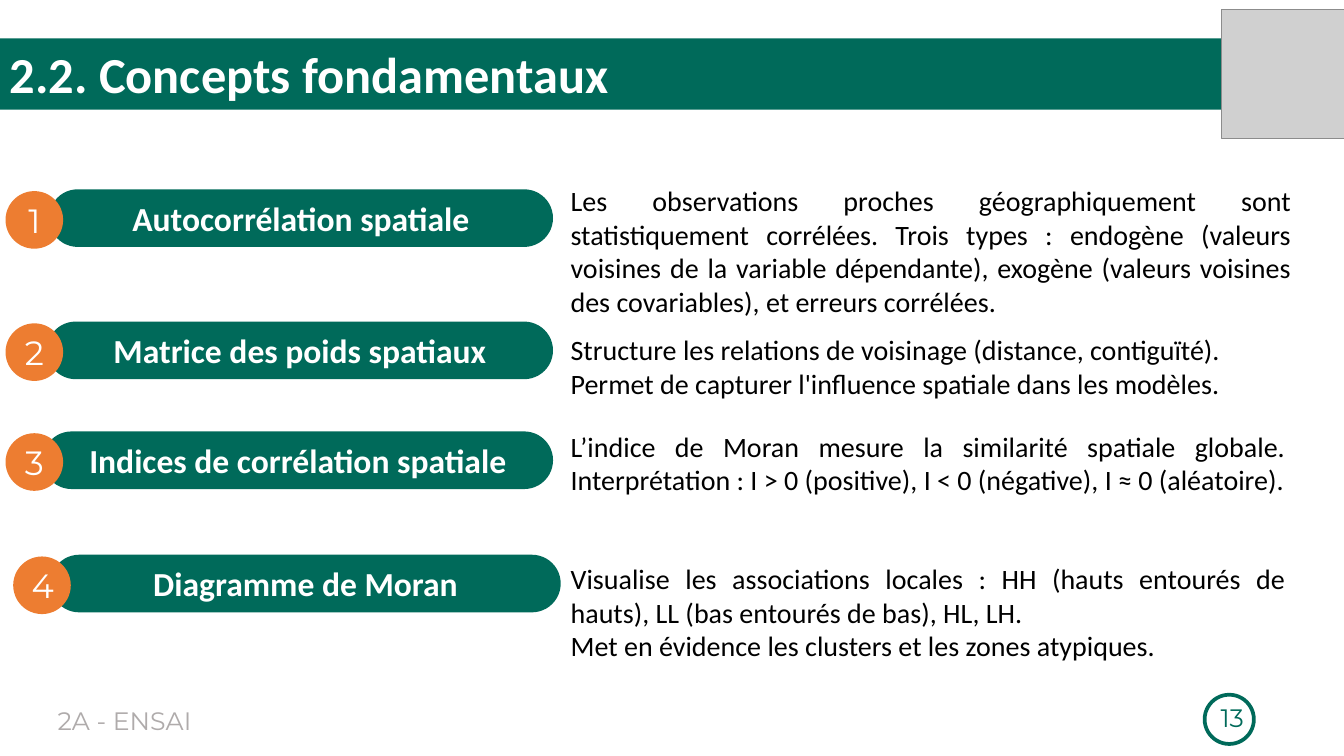
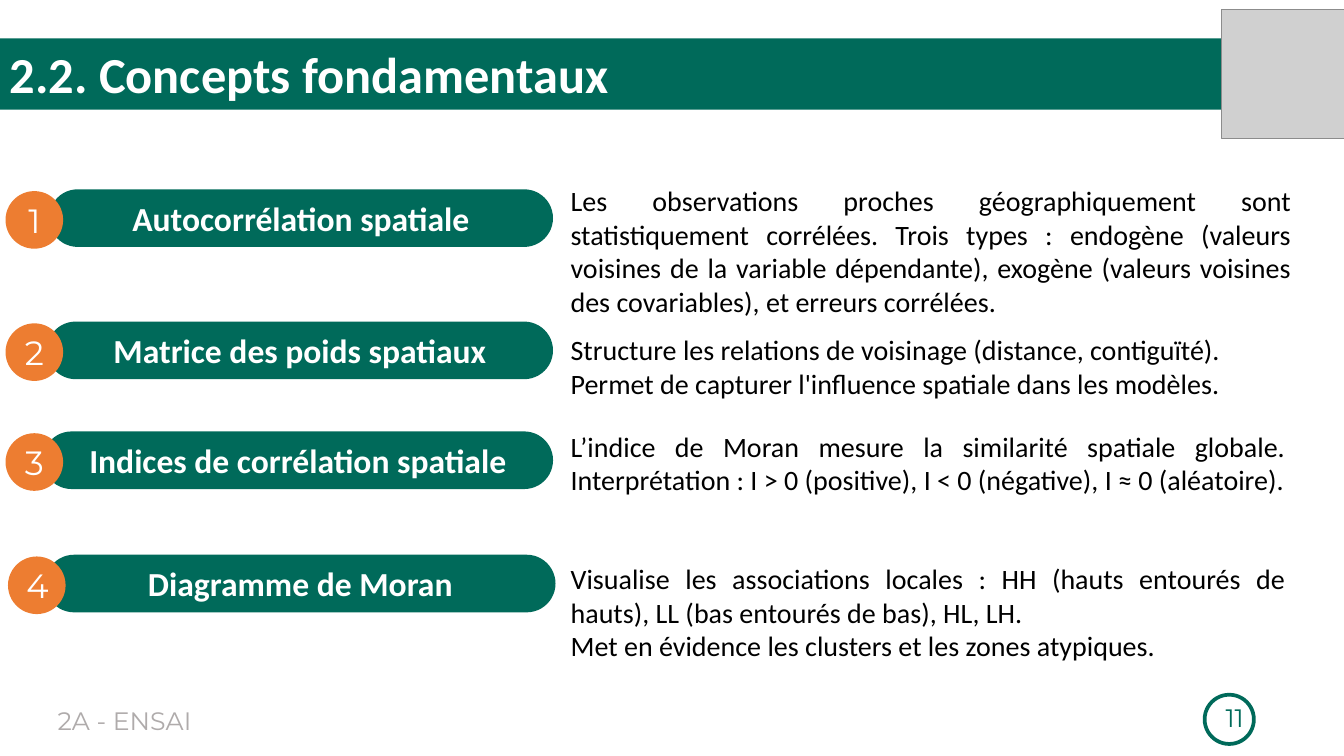
Before and after one commit to Richard-GOZAN/Projet-Stat-2A-Ensai, a slide deck: slide 11 of Présentation/Soutenance_Groupe25.pptx (slide 13 before the commit). Drawn at 1344x756 pixels with LibreOffice and Linux fonts; fonts in the diff are those of the drawing; grey boxes stand for pictures. Boxes give left, top, right and bottom in pixels: in the first picture for what was removed or moved away, otherwise in the second. Text is boxed around its words. In the diff, an @@ line names an element or a change of style, - is before the commit and + after.

```diff
--- a/Présentation/Soutenance_Groupe25.pptx
+++ b/Présentation/Soutenance_Groupe25.pptx
@@ ellipse "4": place and size @@
-ellipse "4" at box(13, 557, 71, 614)
+ellipse "4" at box(8, 557, 66, 614)
@@ rounded rectangle "Diagramme de Moran": place and size @@
-rounded rectangle "Diagramme de Moran" at box(50, 555, 561, 612)
+rounded rectangle "Diagramme de Moran" at box(45, 555, 556, 612)
@@ page number at box(1226, 709, 1244, 727): text changed @@
-13
+11
```
Also in this commit, not shown: 7 other slides changed, 3 slides removed.
